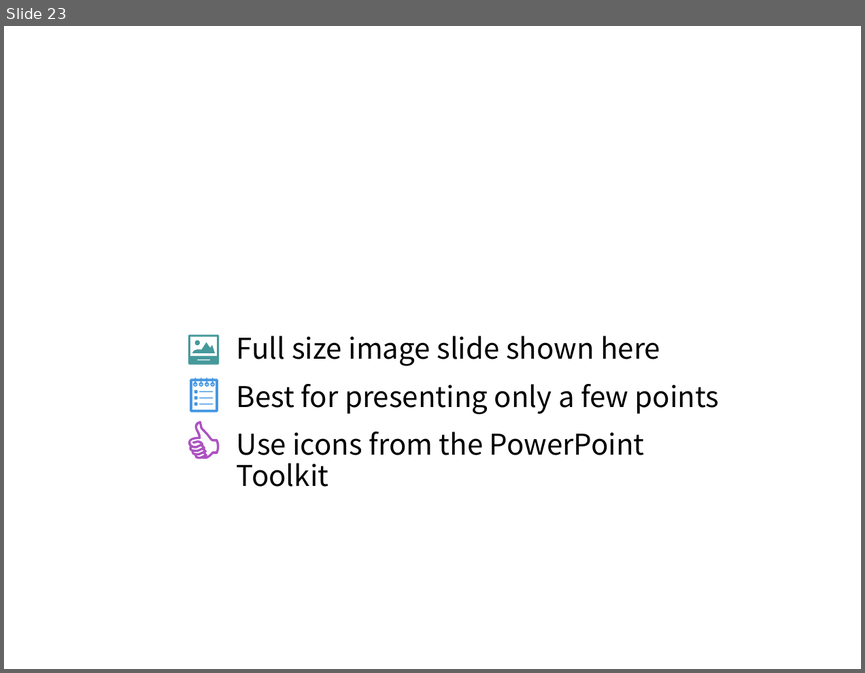
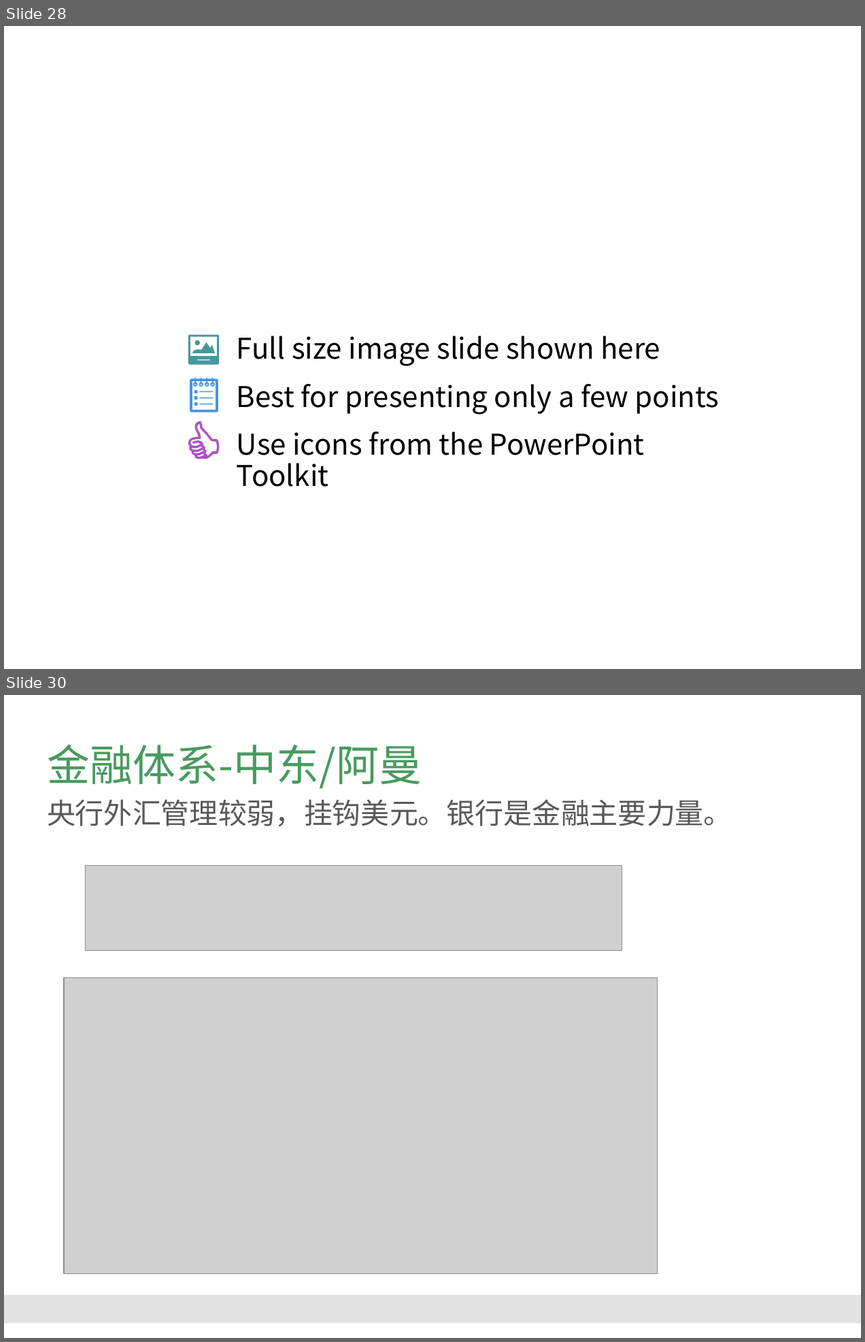
Before and after one commit to Catfeeds/DOC, a slide deck: 阿曼/proposal for Oman.pptx. Shown one above the other, each under a label of ours: slide 23 before the commit, slides 28 and 30 after it; the slides between them are not shown. The pictures are 865x673 and 865x1342 pixels, drawn with LibreOffice and Linux fonts; fonts in the diff are those of the drawing; grey boxes stand for pictures; background and template pictures are left out. Boxes give left, top, right and bottom in pixels: in the first picture for what was removed or moved away, otherwise in the second. Text is boxed around its words. In the diff, an @@ line names an element or a change of style, - is before the commit and + after.

```diff
--- a/阿曼/proposal for Oman.pptx
+++ b/阿曼/proposal for Oman.pptx
@@ slide 30 added at (x1=4, y1=695, x2=861, y2=1338), background #FFFFFF @@
@@ title added at (x1=48, y1=744, x2=422, y2=789), 36 pt, text #489A5F @@
+金融体系-中东/阿曼
@@ text added at (x1=47, y1=799, x2=732, y2=826), 24 pt, text #595959 @@
+央行外汇管理较弱，挂钩美元。银行是金融主要力量。
@@ picture added at (x1=86, y1=866, x2=621, y2=950) @@
@@ picture added at (x1=64, y1=978, x2=657, y2=1273) @@
@@ rectangle added at (x1=4, y1=1295, x2=861, y2=1323), fill #E2E2E2 @@
@@ what was slide 23 is now slide 28 @@
```
Also in this commit, not shown: 3 slides changed, 7 other slides added, 1 slide removed, 4 other files.
